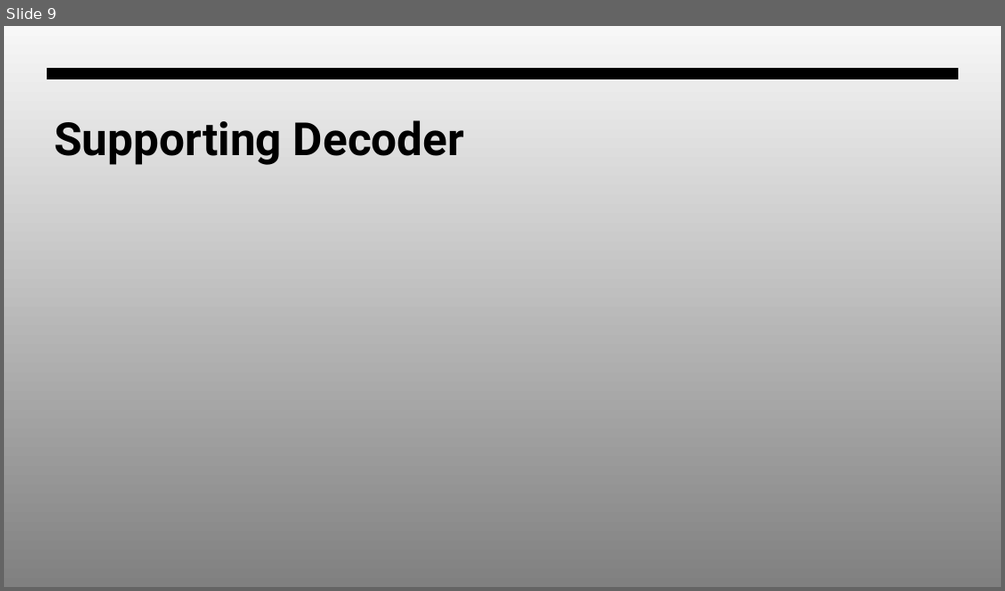
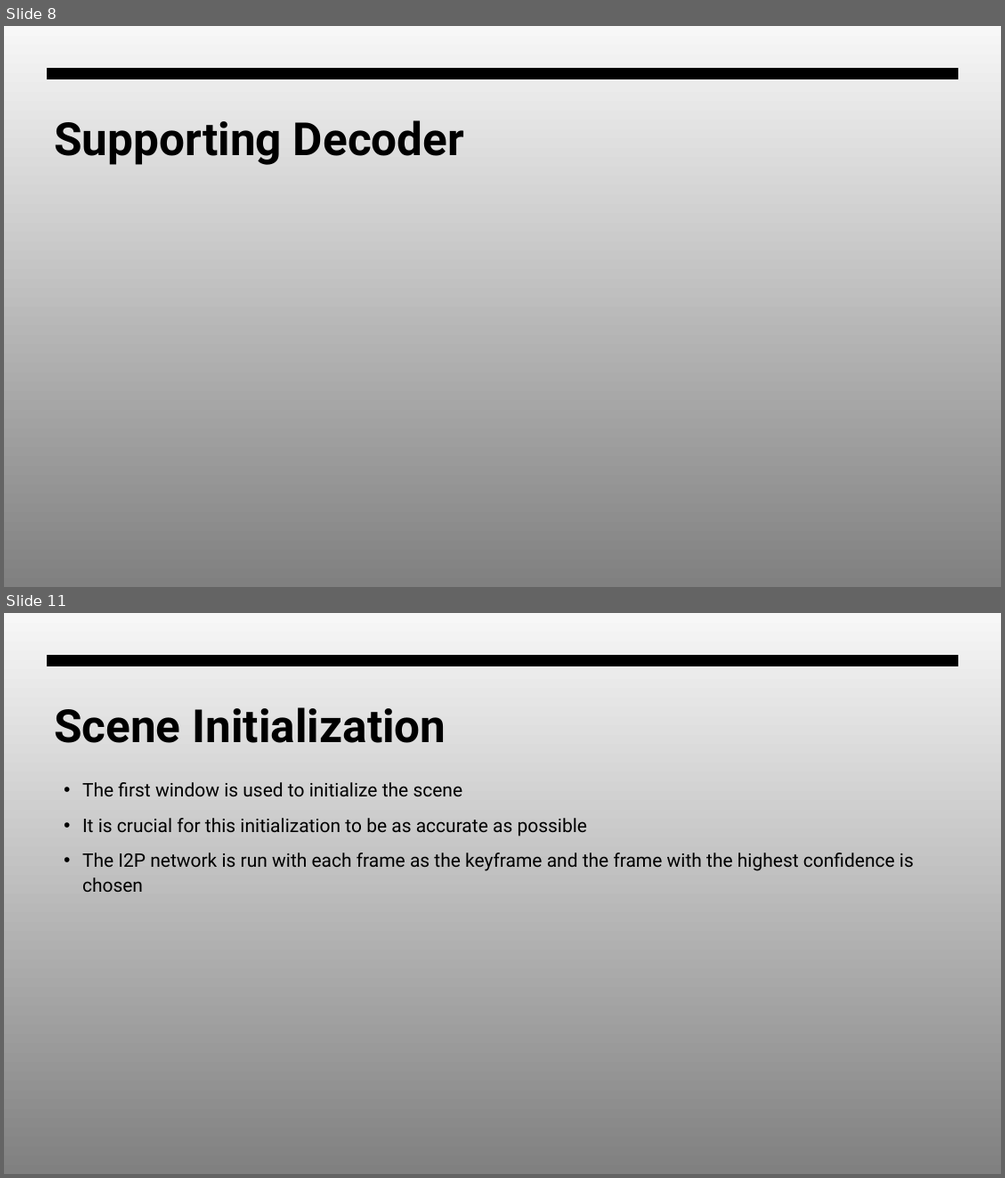
Before and after one commit to Warren-SJ/SLAM3R, a slide deck: SLAM3R.pptx. Shown one above the other, each under a label of ours: slide 9 before the commit, slides 8 and 11 after it; the slides between them are not shown. The pictures are 1005x591 and 1005x1178 pixels, drawn with LibreOffice and Linux fonts; fonts in the diff are those of the drawing; grey boxes stand for pictures. Boxes give left, top, right and bottom in pixels: in the first picture for what was removed or moved away, otherwise in the second. Text is boxed around its words. In the diff, an @@ line names an element or a change of style, - is before the commit and + after.

```diff
--- a/SLAM3R.pptx
+++ b/SLAM3R.pptx
@@ slide 11 added at (4,613,1001,1174), background gradient #F7F7F7 to #808080; not listed: 1 template element that a slide beside it also shows @@
@@ title added at (54,707,445,743), 44 pt, text #000000, bold @@
+Scene Initialization
@@ text added at (82,782,914,892), 18 pt, text #000000 @@
+• The first window is used to initialize the scene
+• It is crucial for this initialization to be as accurate as possible
+• The I2P network is run with each frame as the keyframe and the frame with the highest confidence is chosen
@@ what was slide 9 is now slide 8 @@
```
Also in this commit, not shown: 2 slides changed, 9 other slides added, 1 slide removed.
